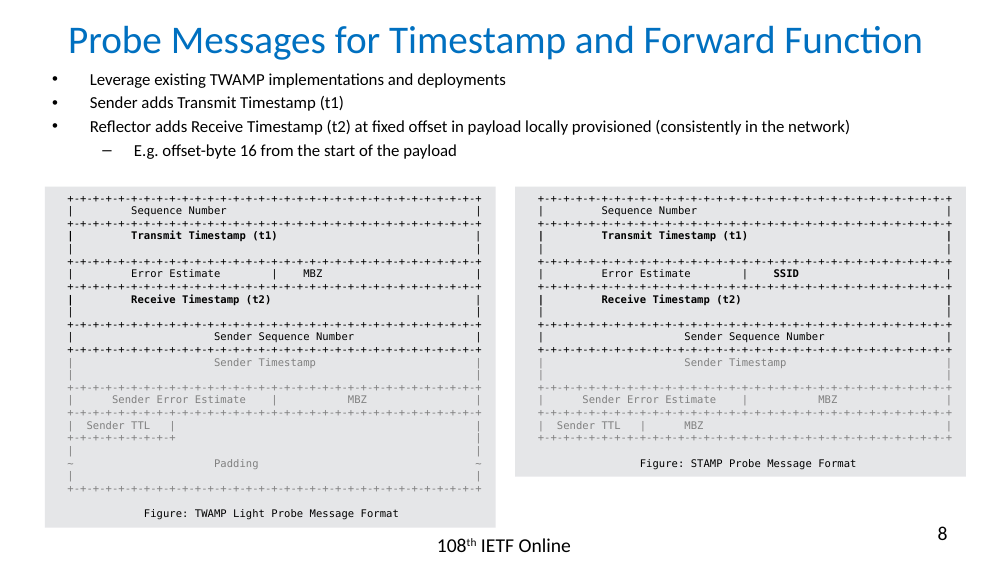
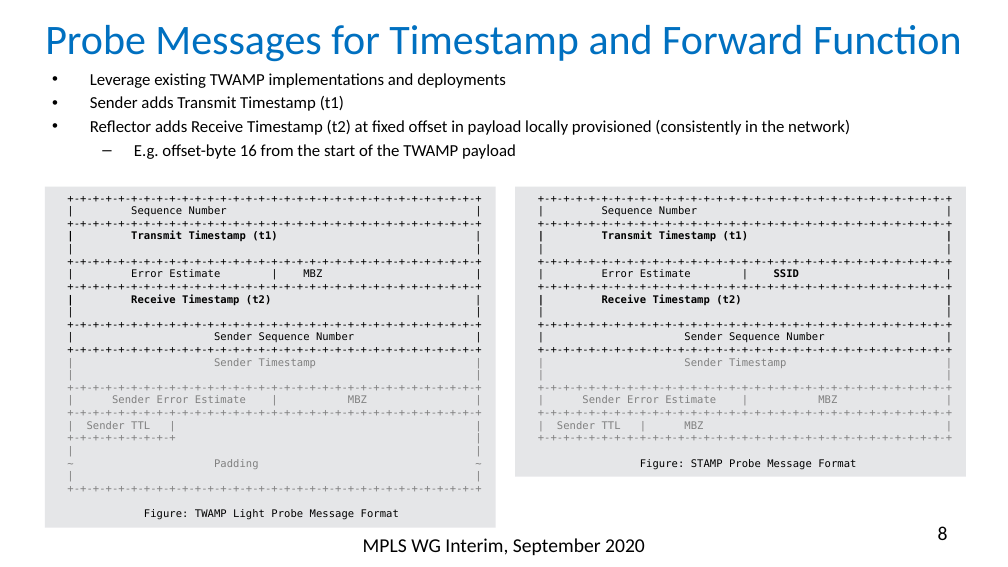
Before and after one commit to rakgandhi/ietf-slides, a slide deck: slide 8 of draft-gandhi-spring-sr-enhanced-plm-02.pptx. Drawn at 1008x567 pixels with LibreOffice and Linux fonts; fonts in the diff are those of the drawing. Boxes give left, top, right and bottom in pixels: in the first picture for what was removed or moved away, otherwise in the second. Text is boxed around its words. In the diff, an @@ line names an element or a change of style, - is before the commit and + after.

```diff
--- a/draft-gandhi-spring-sr-enhanced-plm-02.pptx
+++ b/draft-gandhi-spring-sr-enhanced-plm-02.pptx
@@ title "Probe Messages for Timestamp and ...": place and size @@
-title "Probe Messages for Timestamp and ..." at box(68, 25, 923, 60)
+title "Probe Messages for Timestamp and ..." at box(45, 25, 962, 62)
@@ title "Probe Messages for Timestamp and ..." at box(45, 25, 962, 62): size 28 to 30 pt @@
@@ text at box(134, 144, 516, 159): text changed @@
-  – E.g. offset-byte 16 from the start of the payload
+  – E.g. offset-byte 16 from the start of the TWAMP payload
@@ text at box(363, 538, 645, 555): text changed @@
-108th IETF Online
+MPLS WG Interim, September 2020
```
Also in this commit, not shown: 16 other slides changed, 3 other files.
